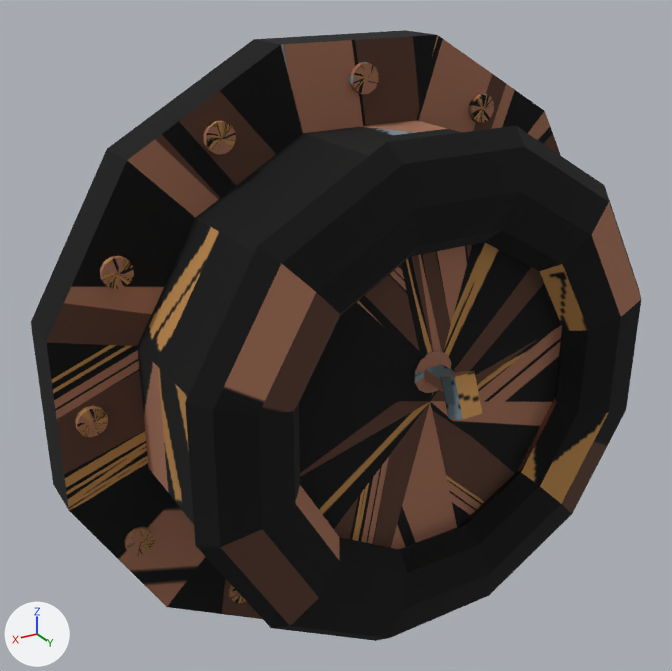
The OBJ model 3D Models/tap/tap.obj: old version first, new version second.
Before and after are seen from a 50 mm camera at (7.28, 4.59, 12.13) aimed at (0.64, -6.48, 6.59). Lighting does not change. The marker at lower left points along +X, +Y and +Z. Where no turn or scale is listed for an object, it has been applied to the vertices.
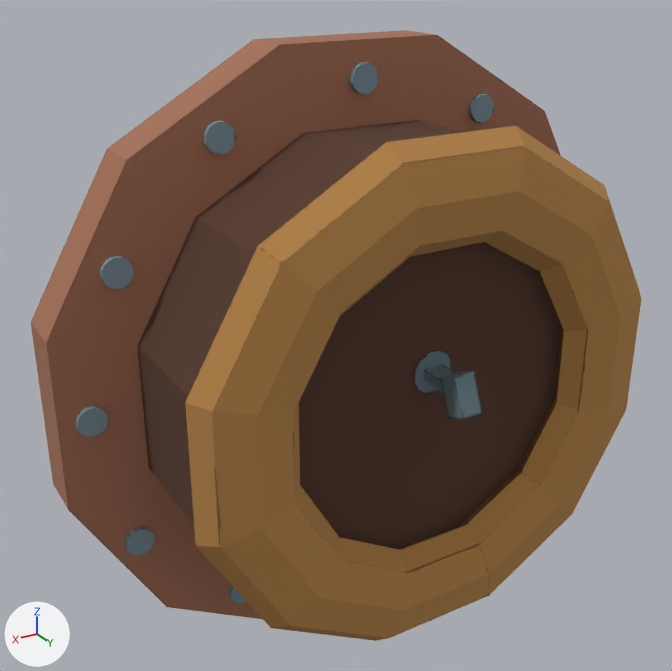
What the commit changed:
me_cube has 8 vertices, 6 faces and spans x -0.166..0.166, y -4.507..-3.977, z 6.065..6.731.
me_cube is used by ob_cube; location (0.0, 0.0, 0.0).
me_cube part 1: texture (UV) coordinates of 6 of 6 faces, centred in x -0.166..0.166, y -4.396..-4.088, z 6.129..6.667, changed; they spanned u 0.0..0.17, v 0.67..0.97 and now span u 0.0..0.24, v 0.7..0.99.
me_cylinder has 38 vertices, 48 faces and spans x 2.039..2.461, y -6.849..-6.732, z 9.467..9.889.
me_cylinder is used by ob_cylinder; location (0.0, 0.0, 0.0).
me_cylinder part 2: 48 kept faces spanning x 2.039..2.461, y -6.849..-6.732, z 9.467..9.889 get new texture (UV) coordinates.
me_cylinder_002 has 38 vertices, 48 faces and spans x 3.639..4.061, y -6.849..-6.732, z 3.667..4.089.
me_cylinder_002 is used by ob_cylinder_002; location (0.0, 0.0, 0.0).
me_cylinder_002 part 3: 48 kept faces spanning x 3.639..4.061, y -6.849..-6.732, z 3.667..4.089 get new texture (UV) coordinates.
me_cylinder_003 has 38 vertices, 48 faces and spans x 4.139..4.561, y -6.849..-6.732, z 5.817..6.239.
me_cylinder_003 is used by ob_cylinder_003; location (0.0, 0.0, 0.0).
me_cylinder_003 part 4: 48 kept faces spanning x 4.139..4.561, y -6.849..-6.732, z 5.817..6.239 get new texture (UV) coordinates.
me_cylinder_005 has 38 vertices, 48 faces and spans x 3.589..4.011, y -6.849..-6.732, z 7.867..8.289.
me_cylinder_005 is used by ob_cylinder_005; location (0.0, 0.0, 0.0).
me_cylinder_005 part 5: 48 kept faces spanning x 3.589..4.011, y -6.849..-6.732, z 7.867..8.289 get new texture (UV) coordinates.
me_cylinder_006 is used by ob_cylinder_006; location (0.0, 0.0, 0.0).
me_cylinder_006 had 26 vertices, 35 faces and spanned x -4.8..4.8, y -7.62..-6.82, z 1.2..10.8.
me_cylinder_006 now has 26 vertices, 36 faces and spans x -4.8..4.8, y -7.62..-6.82, z 1.2..10.8.
me_cylinder_006 part 6: 35 kept faces spanning x -4.8..4.8, y -7.62..-6.82, z 1.2..10.8 get new texture (UV) coordinates.
me_cylinder_012 has 38 vertices, 48 faces and spans x -2.361..-1.939, y -6.849..-6.732, z 9.467..9.889.
me_cylinder_012 is used by ob_cylinder_012; location (0.0, 0.0, 0.0).
me_cylinder_012 part 7: 48 kept faces spanning x -2.361..-1.939, y -6.849..-6.732, z 9.467..9.889 get new texture (UV) coordinates.
me_cylinder_013 has 38 vertices, 48 faces and spans x -0.211..0.211, y -6.849..-6.732, z 10.067..10.489.
me_cylinder_013 is used by ob_cylinder_013; location (0.0, 0.0, 0.0).
me_cylinder_013 part 8: 48 kept faces spanning x -0.211..0.211, y -6.849..-6.732, z 10.067..10.489 get new texture (UV) coordinates.
me_cylinder_014 has 38 vertices, 48 faces and spans x -3.6..3.6, y -7.53..-4.92, z 2.4..9.6.
me_cylinder_014 is used by ob_cylinder_014; location (0.0, 0.0, 0.0).
me_cylinder_014 part 9: 48 kept faces spanning x -3.6..3.6, y -7.53..-4.92, z 2.4..9.6 get new texture (UV) coordinates.
me_torus has 96 vertices, 96 faces and spans x -3.78..3.78, y -5.07..-4.31, z 2.3..9.86.
me_torus is used by ob_torus; location (0.0, 0.0, 0.0).
me_torus part 10: texture (UV) coordinates of 96 of 96 faces, centred in x -3.67..3.67, y -5.01..-4.36, z 2.41..9.75, changed; they spanned u 0.0..1.0, v 0.06..1.0 and now span u 0.0..0.84, v 0.31..1.0.

Where the change shows, as pixel boxes [x1, y1, x2, y2] in the pictures (672 x 671 px):
part 1 of me_cube, surface changed (brown to cyan)
    both: [440, 371, 482, 419]
part 2 of me_cylinder, surface changed (brown to cyan)
    both: [203, 121, 236, 155]
part 3 of me_cylinder_002, surface changed (brown to cyan)
    both: [125, 527, 155, 556]
part 4 of me_cylinder_003, surface changed (brown to cyan)
    both: [75, 405, 108, 437]
part 5 of me_cylinder_005, surface changed (brown to cyan)
    both: [100, 256, 134, 289]
part 6 of me_cylinder_006, surface changed
    both: [31, 30, 561, 619]
part 7 of me_cylinder_012, surface changed (brown to cyan)
    both: [468, 94, 494, 123]
part 8 of me_cylinder_013, surface changed (brown to cyan)
    both: [350, 62, 378, 94]
part 9 of me_cylinder_014, surface changed
    both: [137, 120, 562, 549]
part 10 of me_torus, surface changed (black to brown)
    both: [185, 126, 641, 641]
